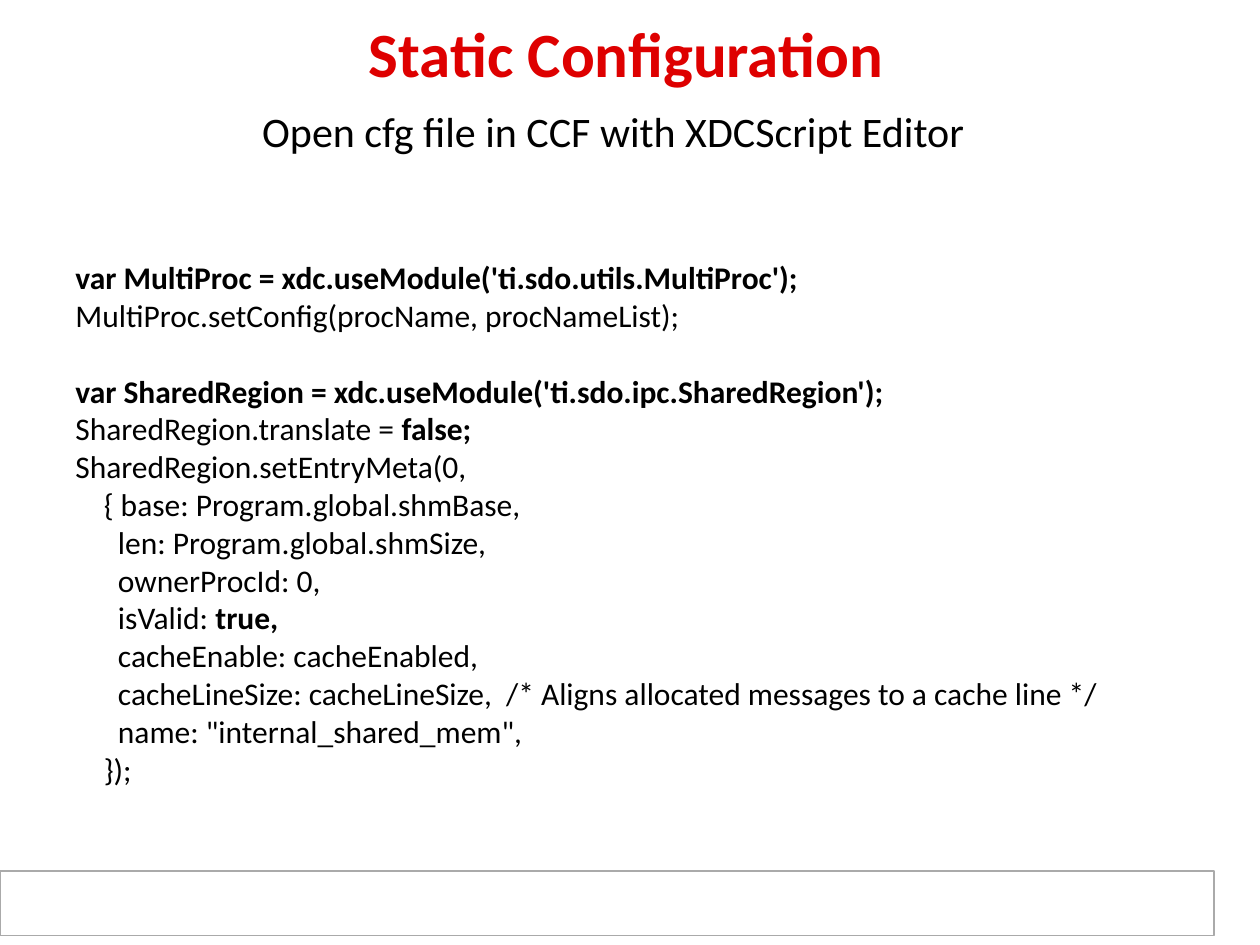
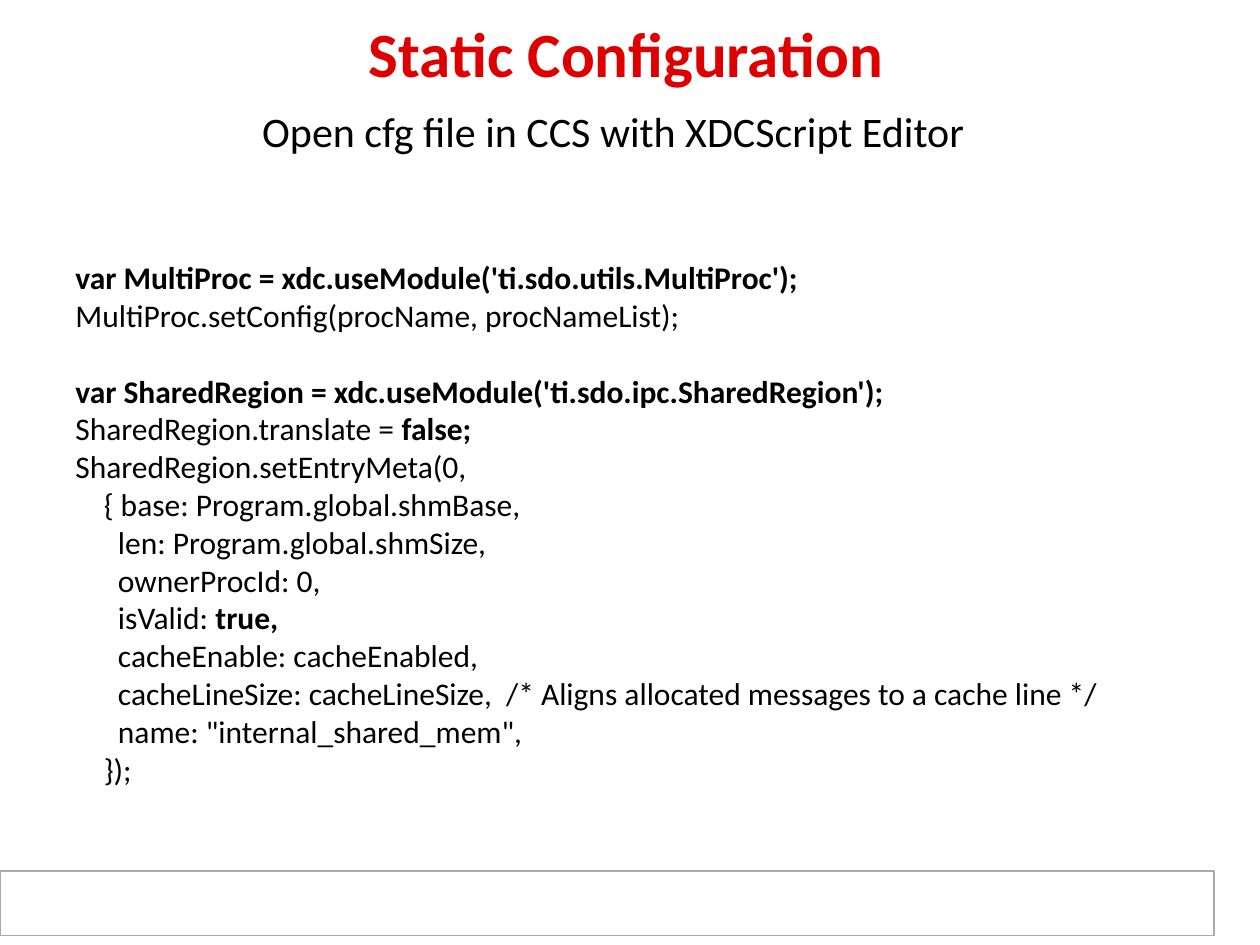
Before and after one commit to hari1989/keystone-workshop, a slide deck: slide 64 of preliminary/ipcForTI_RTOS_Internal.pptx (slide 65 before the commit). Drawn at 1260x945 pixels with LibreOffice and Linux fonts; fonts in the diff are those of the drawing; background and template pictures are left out. Boxes give left, top, right and bottom in pixels: in the first picture for what was removed or moved away, otherwise in the second. Text is boxed around its words. In the diff, an @@ line names an element or a change of style, - is before the commit and + after.

```diff
--- a/preliminary/ipcForTI_RTOS_Internal.pptx
+++ b/preliminary/ipcForTI_RTOS_Internal.pptx
@@ text at (x1=262, y1=117, x2=964, y2=155): text changed @@
-Open cfg file in CCF with XDCScript Editor
+Open cfg file in CCS with XDCScript Editor
```
Also in this commit, not shown: 18 other slides changed, 1 slide removed.
